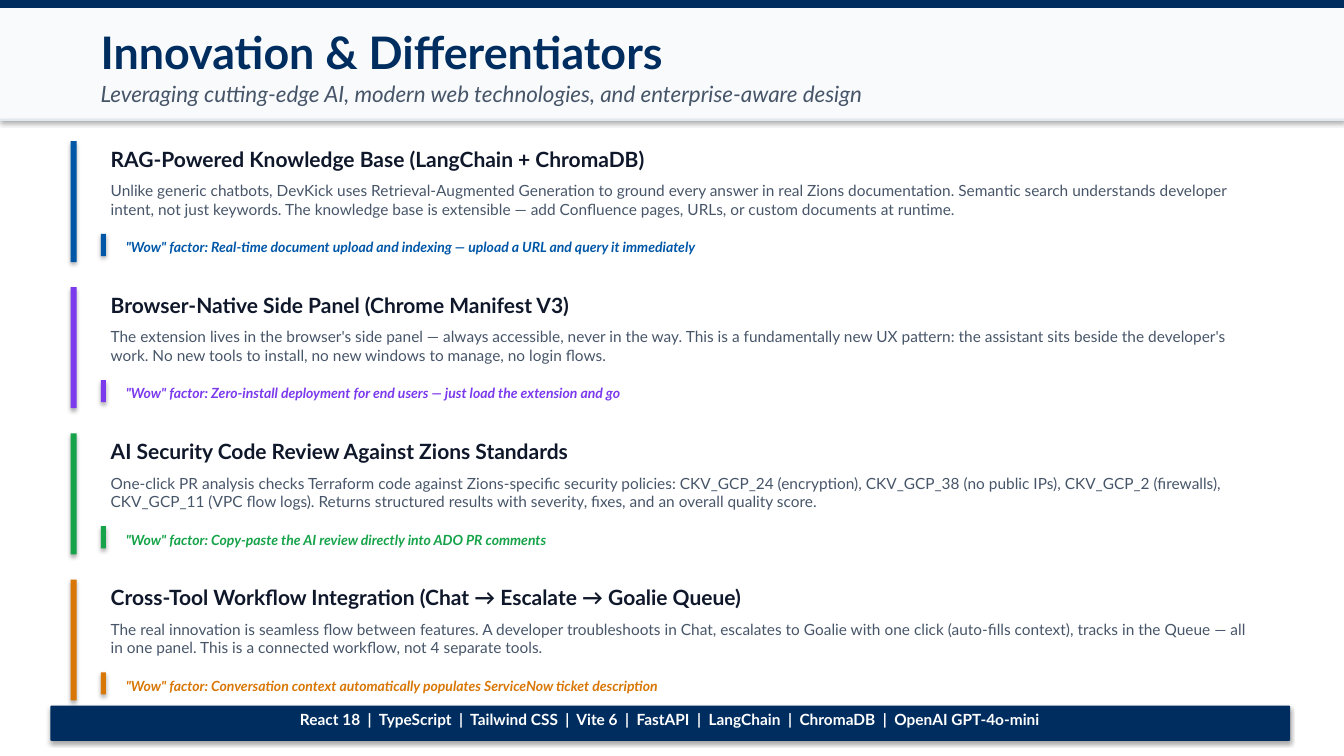
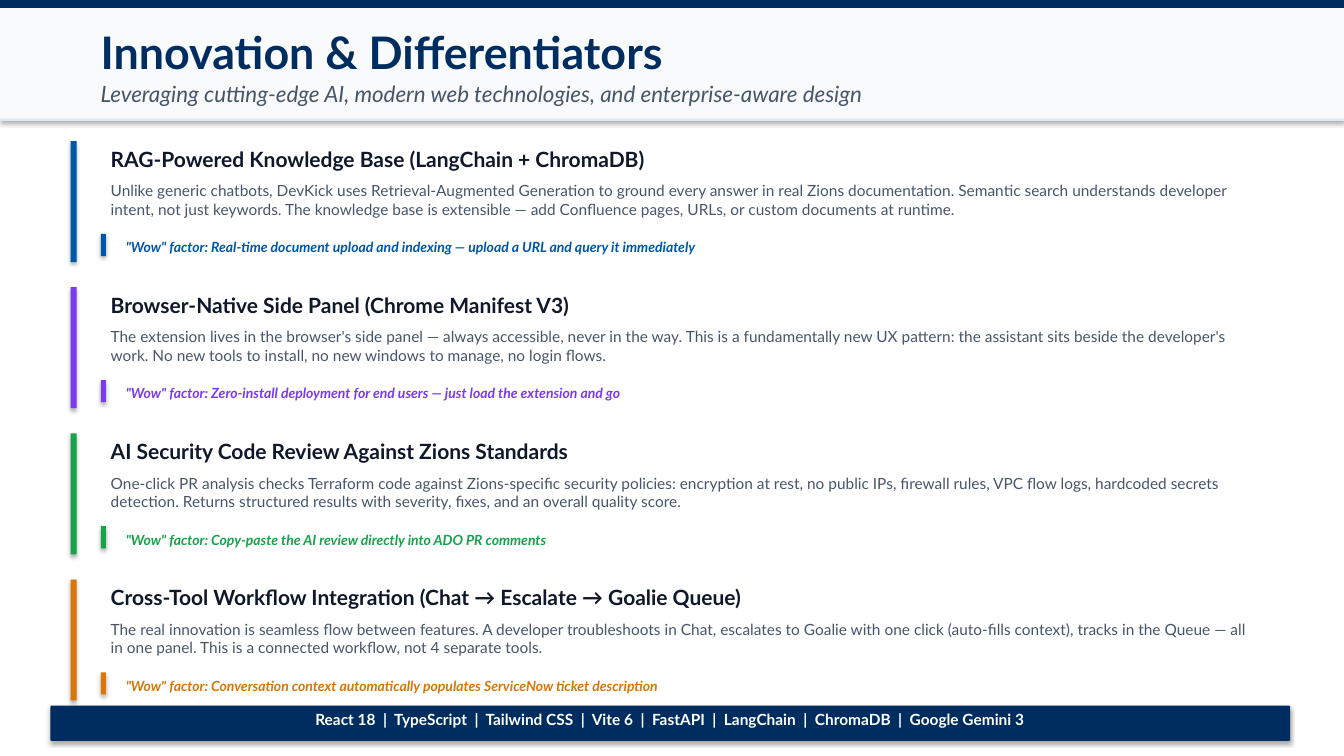
Before and after one commit to abhinavAkey/hackathon-abhinav-akey, a slide deck: slide 7 of Zions_DevKick_Hackathon_Presentation.pptx. Drawn at 1344x756 pixels with LibreOffice and Linux fonts; fonts in the diff are those of the drawing. Boxes give left, top, right and bottom in pixels: in the first picture for what was removed or moved away, otherwise in the second. Text is boxed around its words. In the diff, an @@ line names an element or a change of style, - is before the commit and + after.

```diff
--- a/Zions_DevKick_Hackathon_Presentation.pptx
+++ b/Zions_DevKick_Hackathon_Presentation.pptx
@@ text at box(111, 477, 1219, 510): text changed @@
-One-click PR analysis checks Terraform code against Zions-specific security policies: CKV_GCP_24 (encryption), CKV_GCP_38 (no public IPs), CKV_GCP_2 (firewalls), CKV_GCP_11 (VPC flow logs). Returns structured results with severity, fixes, and an overall quality score.
+One-click PR analysis checks Terraform code against Zions-specific security policies: encryption at rest, no public IPs, firewall rules, VPC flow logs, hardcoded secrets detection. Returns structured results with severity, fixes, and an overall quality score.
@@ text at box(315, 713, 1024, 728): text changed @@
-React 18 | TypeScript | Tailwind CSS | Vite 6 | FastAPI | LangChain | ChromaDB | OpenAI GPT-4o-mini
+React 18 | TypeScript | Tailwind CSS | Vite 6 | FastAPI | LangChain | ChromaDB | Google Gemini 3
```
Also in this commit, not shown: 7 other slides changed, 8 other files.
